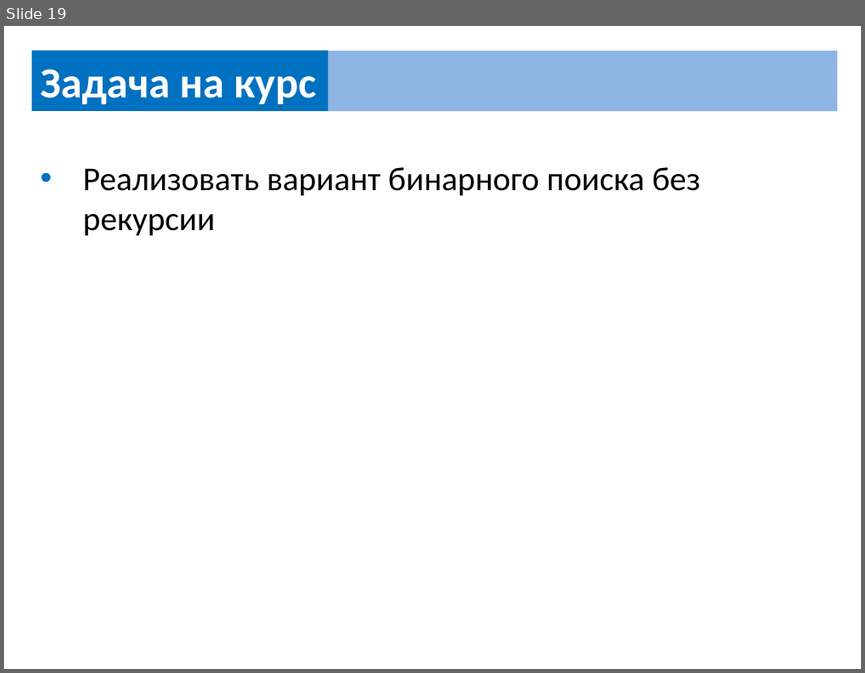
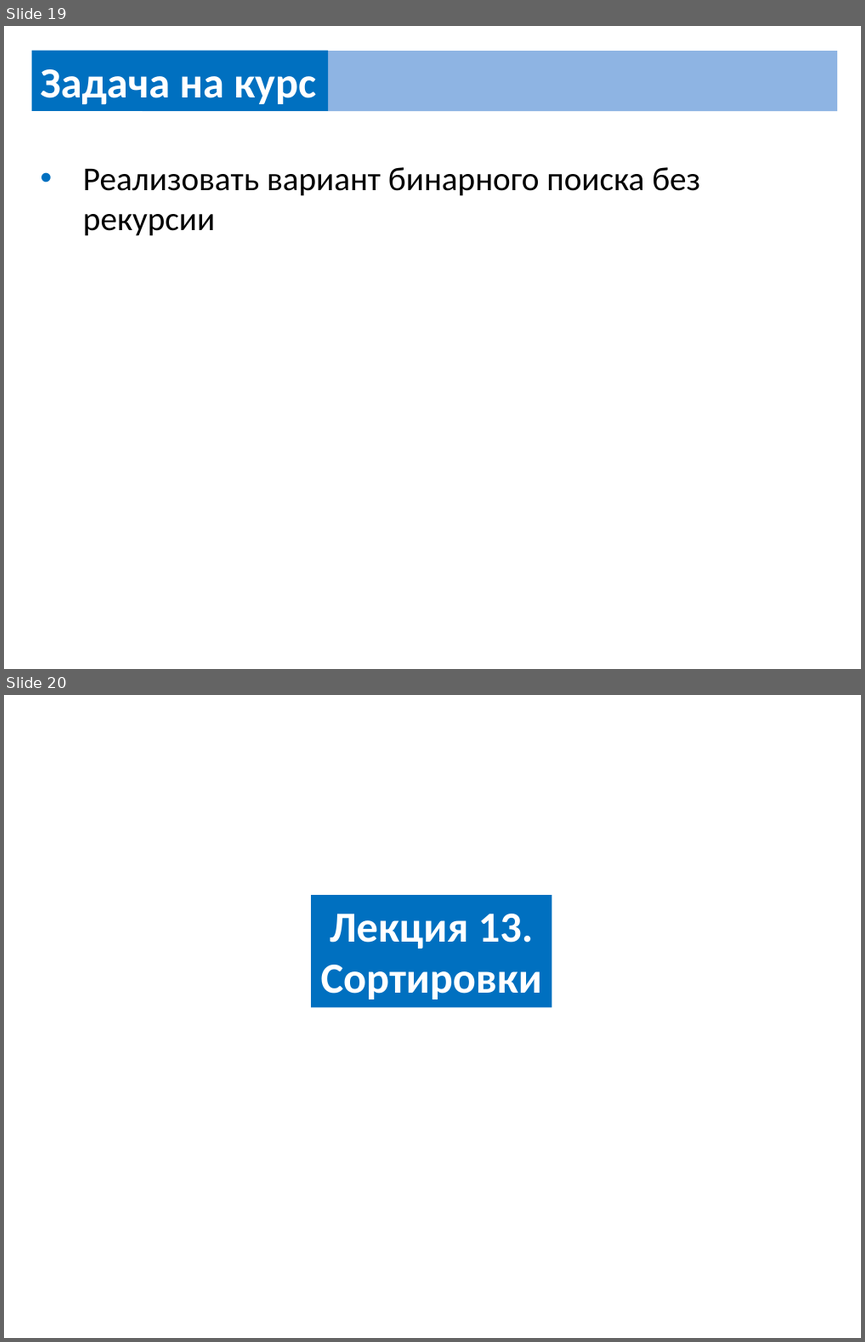
Before and after one commit to UsovaAnna/lesson, a slide deck: src/сourse/course_task.pptx. Shown one above the other, each under a label of ours: slide 19 before the commit, slides 19 and 20 after it. The pictures are 865x673 and 865x1342 pixels, drawn with LibreOffice and Linux fonts; fonts in the diff are those of the drawing. Boxes give left, top, right and bottom in pixels: in the first picture for what was removed or moved away, otherwise in the second. Text is boxed around its words. In the diff, an @@ line names an element or a change of style, - is before the commit and + after.

```diff
--- a/src/сourse/course_task.pptx
+++ b/src/сourse/course_task.pptx
@@ slide 20 added at (x1=4, y1=695, x2=861, y2=1338), background #FFFFFF @@
@@ rectangle added at (x1=311, y1=895, x2=551, y2=1007), fill #0070C0, 36 pt, text #FFFFFF, bold @@
+Лекция 13.
+Сортировки
```
Also in this commit, not shown: 4 other slides added, 1 other file.
